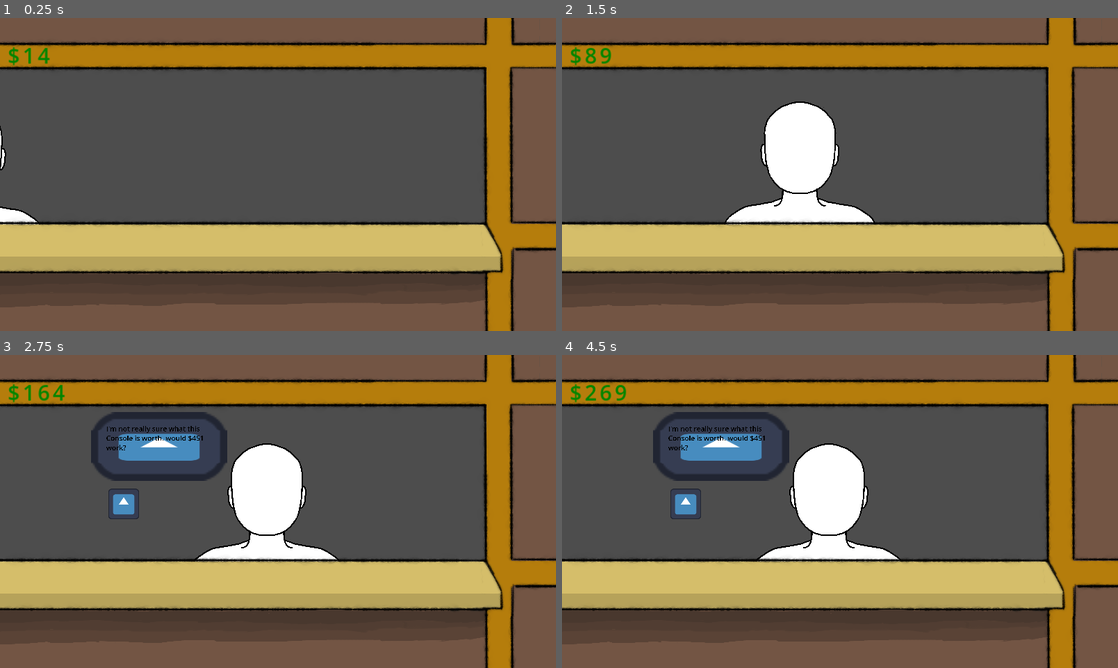
Above: before the commit, frames 1-4 (two rows, left to right).
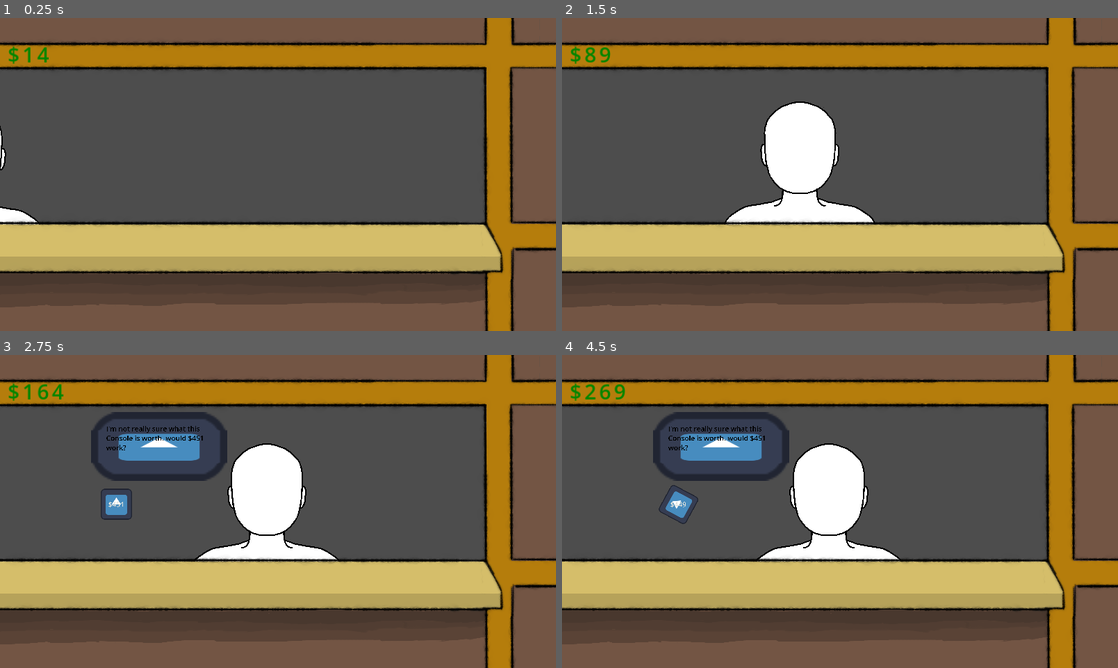
Above: after the commit, the same moments.

Repository: Routund/pawncepts
Game: Godot game, scene res://Scenes/Shop.tscn
The game is run twice, just before and just after one commit, with the same random seed, the same clock (stepped at 60 frames per second) and the same inputs. The engine's default icon, where the game draws it, is replaced by a stand-in: a white triangle on a blue panel in a dark square.
Inputs (mouse positions are in pixels of both pictures, inside the frame that each line leads up to; where the layout moved, square brackets give the same spot in the first picture):
- Up to frame 1 (0.25 s): no input
- Up to frame 2 (1.5 s): move the mouse to (962, 158) at 0.52 s; click (962, 158) at 0.67 s; move the mouse to (728, 190) at 1.27 s; click (728, 190) at 1.42 s
- Up to frame 3 (2.75 s): click (116, 505) [122, 505] at 2 s
- Up to frame 4 (4.5 s): click (678, 505) [684, 505] at 2.75 s; click (678, 505) [684, 505] at 3.5 s; tap Enter at 4.25 s; move the mouse to (895, 442) at 4.27 s; click (895, 442) at 4.42 s

The runs differ from the first frame. In frame 1, 0.1% of the frame differs, in the area x 1-9%, y 9-16%; in frame 2, 0.2%; in frame 3, 0.5%; in frame 4, 0.6%, in the area x 1-25%, y 9-54%.

Commit message:
Worked more on spinner

Diff:
--- a/Scenes/Shop.tscn
+++ b/Scenes/Shop.tscn
@@ -14,12 +14,19 @@
 
 [sub_resource type="LabelSettings" id="LabelSettings_04taw"]
 font = SubResource("FontVariation_uji3a")
-font_size = 44
+font_size = 43
 font_color = Color(0, 0.521569, 0, 1)
 
 [sub_resource type="LabelSettings" id="LabelSettings_anbuk"]
 font_size = 200
 font_color = Color(0, 0, 0, 1)
+
+[sub_resource type="FontVariation" id="FontVariation_5vnj3"]
+
+[sub_resource type="LabelSettings" id="LabelSettings_gjitf"]
+font = SubResource("FontVariation_5vnj3")
+font_size = 200
+font_color = Color(0.866667, 0.878431, 0.858824, 1)
 
 [node name="Node2D" type="Node2D"]
 script = ExtResource("1_ruhxm")
@@ -80,7 +87,7 @@
 patch_margin_right = 11
 patch_margin_bottom = 10
 
-[node name="Label" type="Label" parent="Customer/Speech_bubble/Control"]
+[node name="Dialogue" type="Label" parent="Customer/Speech_bubble/Control"]
 layout_mode = 0
 offset_left = -1401.0
 offset_top = -563.0
@@ -93,13 +100,33 @@
 
 [node name="Spinner" type="TextureButton" parent="Customer/Speech_bubble/Control"]
 layout_mode = 0
-offset_left = -1345.12
-offset_top = 1323.6
-offset_right = -1217.12
-offset_bottom = 1451.6
+offset_left = -1164.84
+offset_top = 1717.86
+offset_right = -1036.84
+offset_bottom = 1845.86
 scale = Vector2(7, 7)
+pivot_offset = Vector2(64.9713, 64.2457)
 texture_normal = ExtResource("6_n6cel")
 script = ExtResource("7_1lkl0")
+
+[node name="Price" type="Label" parent="Customer/Speech_bubble/Control"]
+layout_mode = 1
+anchors_preset = -1
+anchor_left = 0.014
+anchor_top = 0.071
+anchor_right = 0.014
+anchor_bottom = 0.071
+offset_left = -1553.56
+offset_top = 1335.16
+offset_right = -666.56
+offset_bottom = 2222.16
+grow_horizontal = 2
+grow_vertical = 2
+text = "$9999"
+label_settings = SubResource("LabelSettings_gjitf")
+horizontal_alignment = 1
+vertical_alignment = 1
+autowrap_mode = 2
 
 [node name="Storefront" type="Sprite2D" parent="."]
 position = Vector2(573, 323)
--- a/Scenes/spin.gd
+++ b/Scenes/spin.gd
@@ -5,6 +5,7 @@
 var mouse_pos
 var start_angle = 0
 var clockwise = false
+@onready var dialogue = get_node("../Price")
 
 func _ready():
 	set_process_input(true)
@@ -21,7 +22,8 @@
 					price += sensitivity
 				else:
 					price -= sensitivity
-				print("Price: ", price)
+				dialogue.text="$%s"%[price]
+			rotation+=angle_difference
 		mouse_pos = new_mouse_pos
 		start_angle = current_angle
 
--- a/Scripts/Speech_manager.gd
+++ b/Scripts/Speech_manager.gd
@@ -6,7 +6,7 @@
 var initial_price = 0
 var sell_price = 100
 @onready var spinner = get_node("Control/Spinner")
-@onready var dialogue = get_node("Control/Label")
+@onready var dialogue = get_node("Control/Dialogue")
 
 var customerTypes = [
 	0, # Stingy, give high price and have relatively high min price
@@ -70,4 +70,5 @@
 		3:
 			dialogue.text = "I've done my own appraisal, and this %s is worth $%d" % [items_dict[item],initial_price]
 	spinner.price=initial_price
+	spinner.dialogue.text="$%s"%[initial_price]
 	pass
Not shown: 1 places in Scenes/Shop.tscn that only renumber resources
